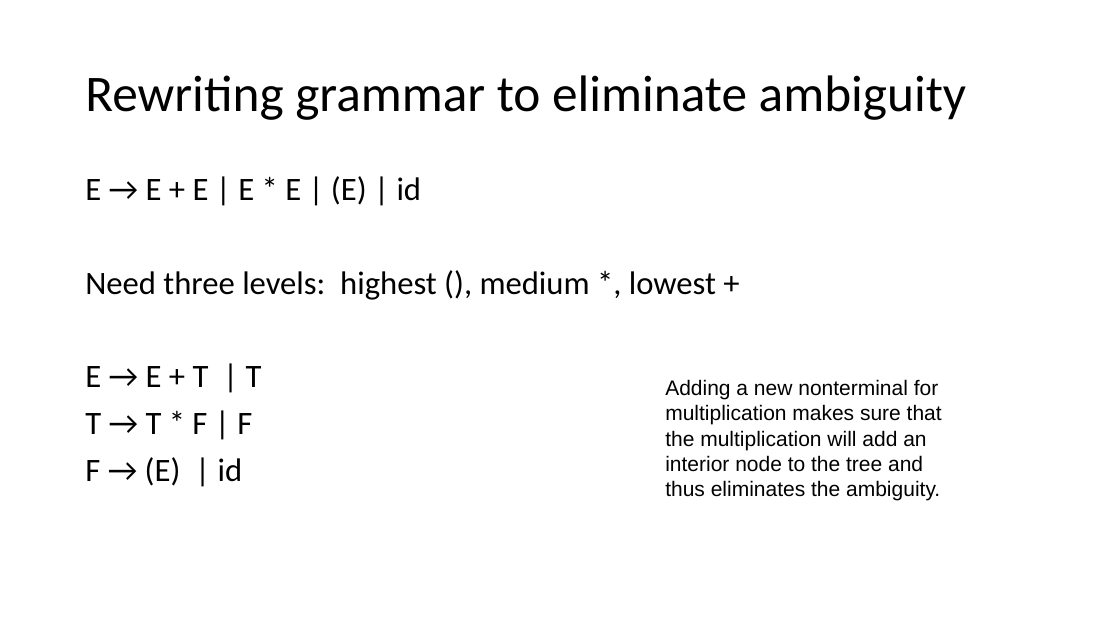
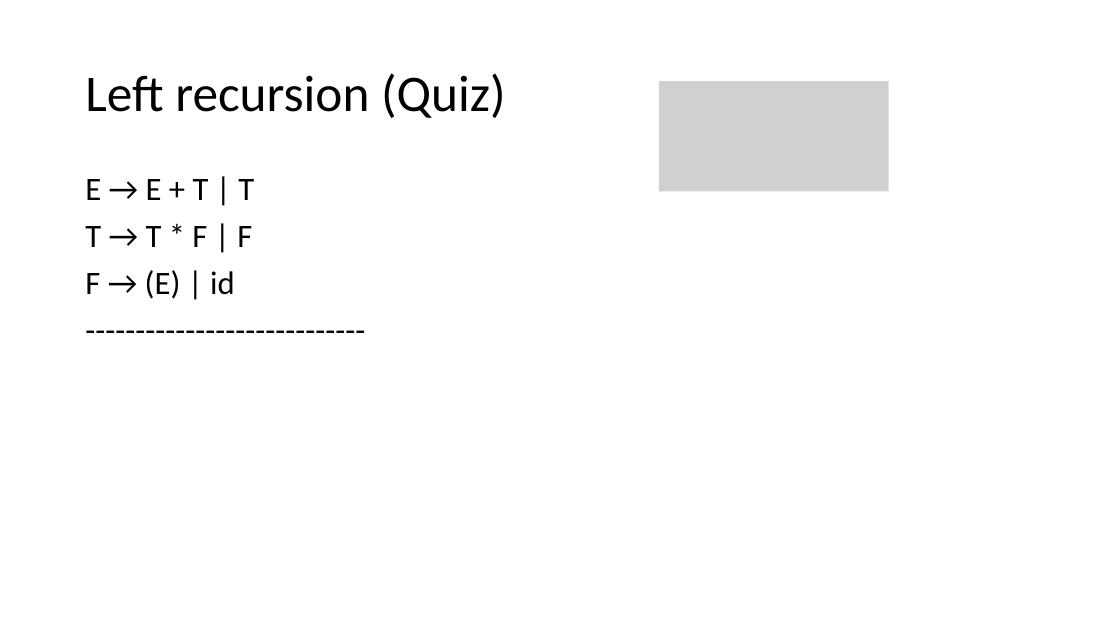
Before and after one commit to piyus/piyus.github.io, a slide deck: slide 26 of CMP/slides/Lecture-19.pptx (slide 43 before the commit). Drawn at 1120x630 pixels with LibreOffice and Linux fonts; fonts in the diff are those of the drawing; grey boxes stand for pictures. Boxes give left, top, right and bottom in pixels: in the first picture for what was removed or moved away, otherwise in the second. Text is boxed around its words. In the diff, an @@ line names an element or a change of style, - is before the commit and + after.

```diff
--- a/CMP/slides/Lecture-19.pptx
+++ b/CMP/slides/Lecture-19.pptx
@@ title at <box>85,73,506,118</box>: text changed @@
-Rewriting grammar to eliminate ambiguity
+Left recursion (Quiz)
@@ picture added at <box>659,82,888,192</box> @@
@@ text at <box>85,179,254,299</box>: paragraph added @@
+----------------------------
@@ text at <box>85,176,716,300</box>: paragraphs removed @@
-E → E + E | E * E | (E) | id
-Need three levels: highest (), medium *, lowest +
@@ text removed at <box>665,379,942,500</box> @@
-Adding a new nonterminal for multiplication makes sure that the multiplication will add an interior node to the tree and thus eliminates the ambiguity.
```
Also in this commit, not shown: 10 other slides changed, 37 slides added, 41 slides removed, 27 other files.
